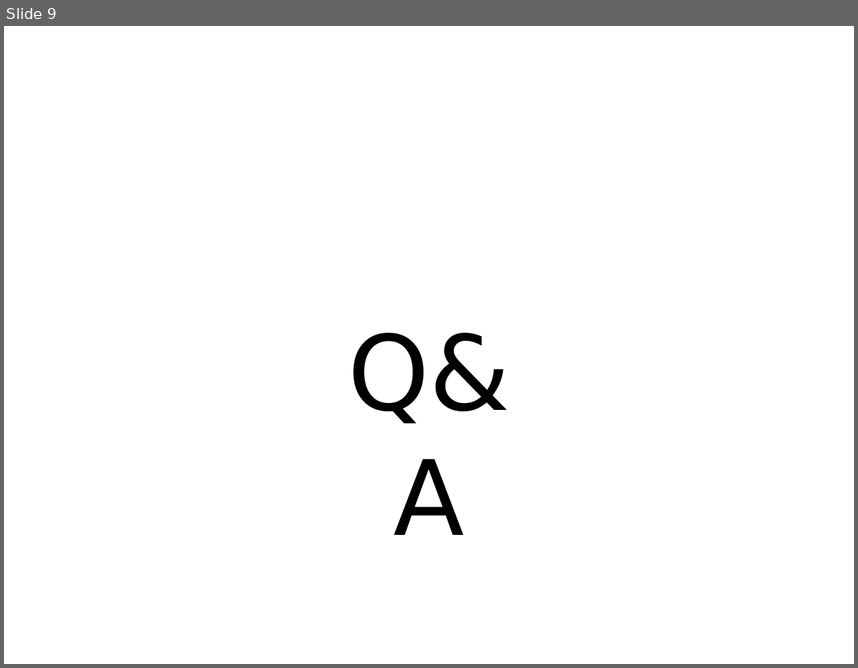
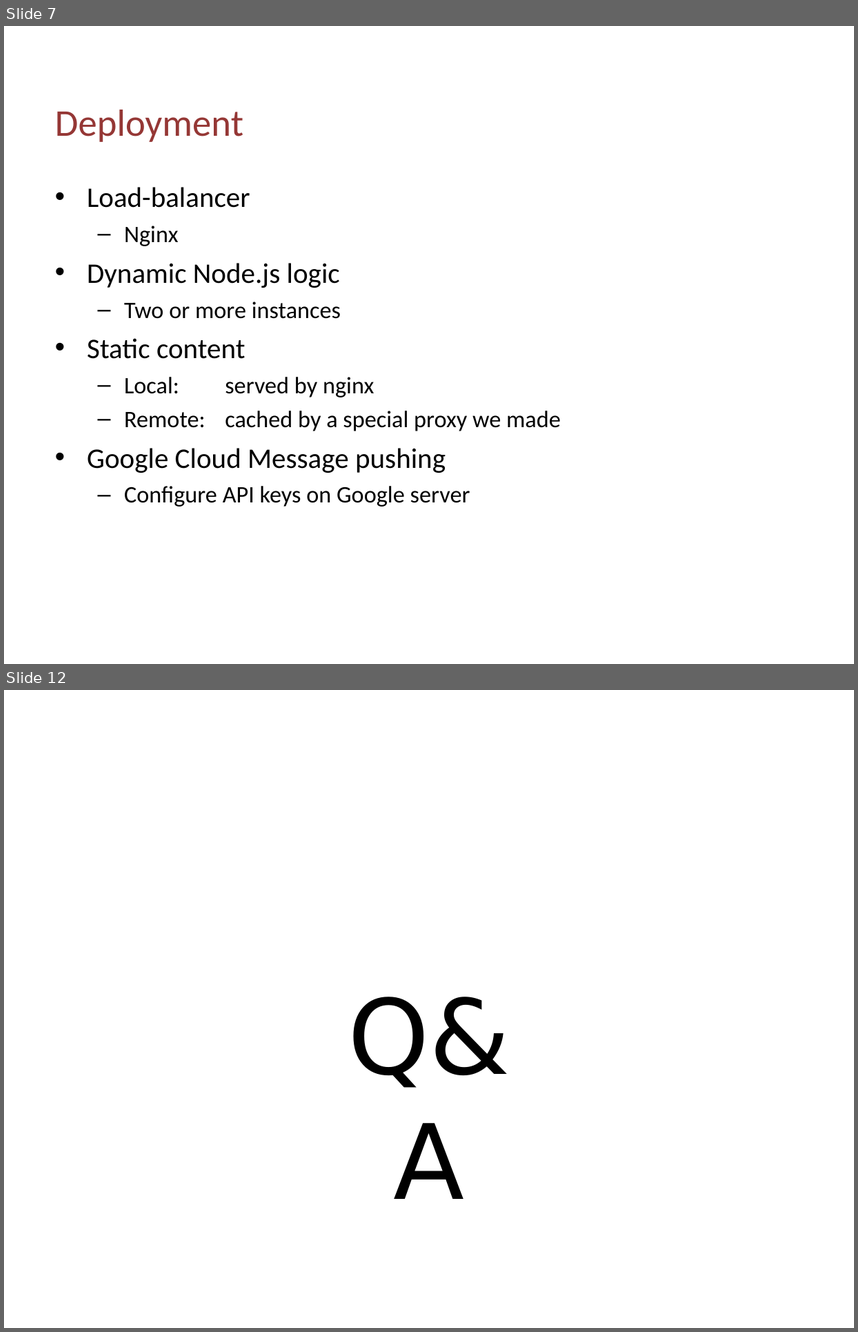
Before and after one commit to phoeagon/schedule-tour, a slide deck: html5intel_final1.ppt. Shown one above the other, each under a label of ours: slide 9 before the commit, slides 7 and 12 after it; the slides between them are not shown. The pictures are 858x668 and 858x1332 pixels, drawn with LibreOffice and Linux fonts; fonts in the diff are those of the drawing; background and template pictures are left out. Boxes give left, top, right and bottom in pixels: in the first picture for what was removed or moved away, otherwise in the second. Text is boxed around its words. In the diff, an @@ line names an element or a change of style, - is before the commit and + after.

```diff
--- a/html5intel_final1.ppt
+++ b/html5intel_final1.ppt
@@ slide 7 added at <box>4,26,854,664</box>, background picture (left out) @@
@@ title added at <box>55,109,243,142</box>, 32 pt, text #953735 @@
+Deployment
@@ text added at <box>87,187,561,506</box>, 20 pt, text #000000 @@
+• Load-balancer
+  – Nginx
+• Dynamic Node.js logic
+  – Two or more instances
+• Static content
+  – Local: served by nginx
+  – Remote: cached by a special proxy we made
+• Google Cloud Message pushing
+  – Configure API keys on Google server
@@ what was slide 9 is now slide 12 @@
```
Also in this commit, not shown: 2 slides changed, 2 other slides added.
